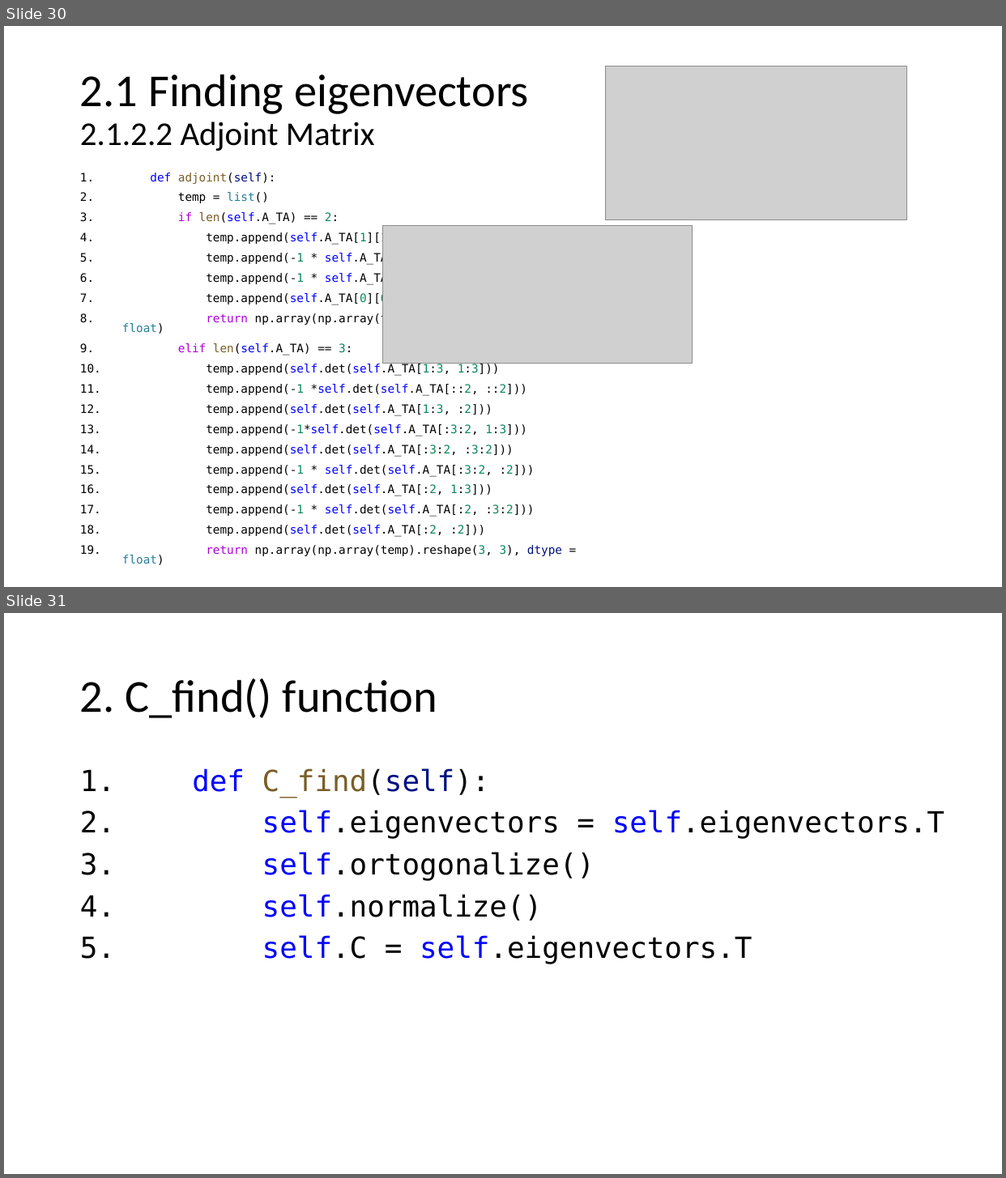
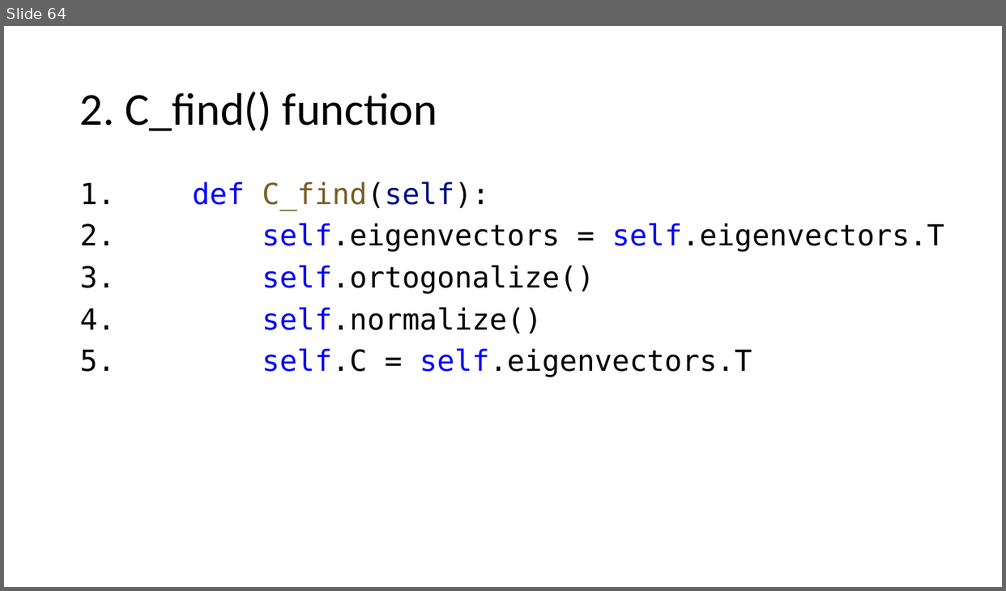
Before and after one commit to netalydana28/Python2, a slide deck: project3/algebra.pptx. Shown one above the other, each under a label of ours: slides 30 and 31 before the commit, slide 64 after it. The pictures are 1006x1178 and 1006x591 pixels, drawn with LibreOffice and Linux fonts; fonts in the diff are those of the drawing; grey boxes stand for pictures. Boxes give left, top, right and bottom in pixels: in the first picture for what was removed or moved away, otherwise in the second. Text is boxed around its words. In the diff, an @@ line names an element or a change of style, - is before the commit and + after.

```diff
--- a/project3/algebra.pptx
+++ b/project3/algebra.pptx
@@ slide 30 removed at (4,26,1002,587), background #FFFFFF @@
@@ title removed at (80,74,529,151) @@
-2.1 Finding eigenvectors
-2.1.2.2 Adjoint Matrix
@@ picture removed at (606,66,907,220) @@
@@ text removed at (150,173,562,557) @@
-1. def adjoint(self):
-2. temp = list()
-3. if len(self.A_TA) == 2:
-4. temp.append(self.A_TA[1][1])
-5. temp.append(-1 * self.A_TA[1][0] )
-6. temp.append(-1 * self.A_TA[0][1] )
-7. temp.append(self.A_TA[0][0] )
-8. return np.array(np.array(temp).reshape(2, 2), dtype = float)
-9. elif len(self.A_TA) == 3:
-10. temp.append(self.det(self.A_TA[1:3, 1:3]))
-11. temp.append(-1 *self.det(self.A_TA[::2, ::2]))
-12. temp.append(self.det(self.A_TA[1:3, :2]))
-13. temp.append(-1*self.det(self.A_TA[:3:2, 1:3]))
-14. temp.append(self.det(self.A_TA[:3:2, :3:2]))
-15. temp.append(-1 * self.det(self.A_TA[:3:2, :2]))
-16. temp.append(self.det(self.A_TA[:2, 1:3]))
-17. temp.append(-1 * self.det(self.A_TA[:2, :3:2]))
-18. temp.append(self.det(self.A_TA[:2, :2]))
-19. return np.array(np.array(temp).reshape(3, 3), dtype = float)
@@ picture removed at (383,225,692,363) @@
@@ what was slide 31 is now slide 64 @@
```
Also in this commit, not shown: 10 slides changed, 46 slides added, 5 other slides removed, 4 other files.
